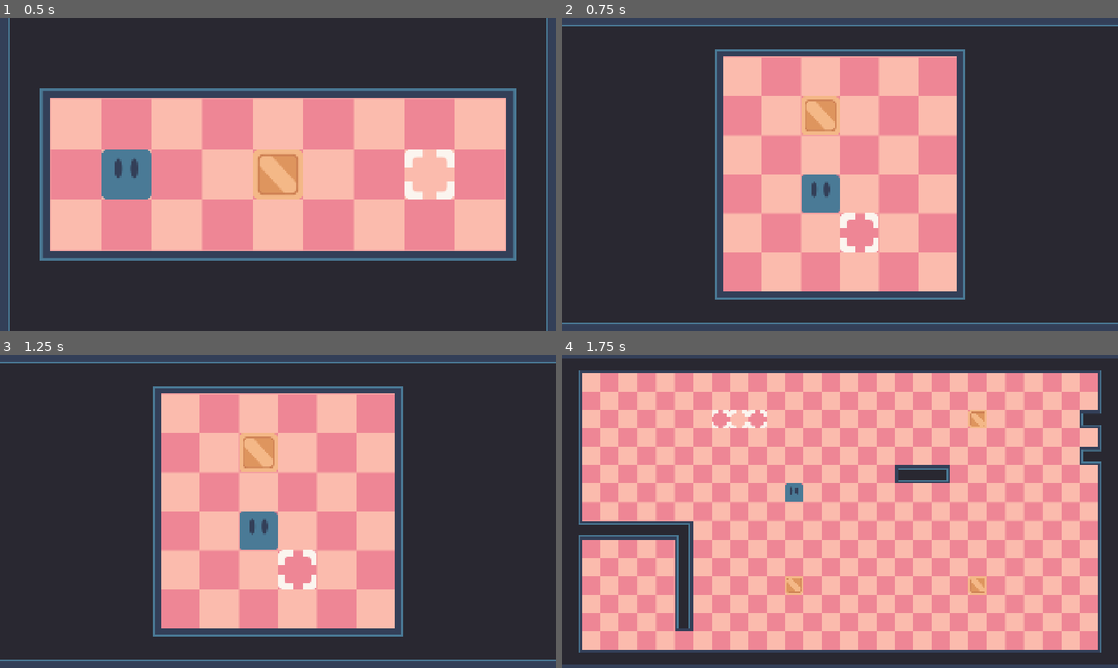
Above: before the commit, frames 1-4 (two rows, left to right).
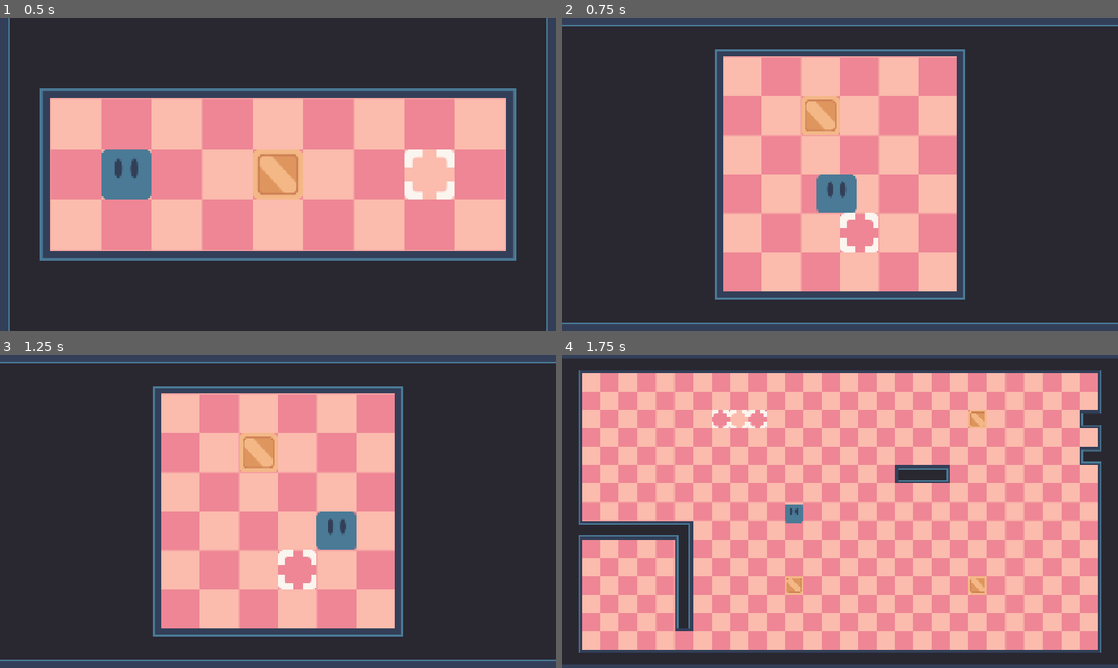
Above: after the commit, the same moments.

Repository: Trecet-13/Simple-Puzzle-2D-like-Sokoban
Game: Godot game, scene res://scenes/main/main.tscn
The game is run twice, just before and just after one commit, with the same random seed, the same clock (stepped at 60 frames per second) and the same inputs.
Inputs:
- Up to frame 1 (0.5 s): no input
- Up to frame 2 (0.75 s): tap Enter at 0.5 s; hold D (move_right) from 0.53 s (still down); tap J at 0.6 s
- Up to frame 3 (1.25 s): keep holding D (move_right)
- Up to frame 4 (1.75 s): release D (move_right) at 1.28 s; hold S (move_down) from 1.28 s (still down); tap J at 1.35 s

Frame 1 is identical in both runs. In frame 2, 0.8% of the frame differs, in the area x 43-53%, y 50-63%; in frame 3, 1.7%, in the area x 43-65%, y 50-63%; in frame 4, 0.4%.

Commit message:
Update_Player_Controller

Diff:
--- a/game/project.godot
+++ b/game/project.godot
@@ -42,24 +42,32 @@
 "deadzone": 0.2,
 "events": [Object(InputEventKey,"resource_local_to_scene":false,"resource_name":"","device":-1,"window_id":0,"alt_press …(192 unchanged characters)…
 , Object(InputEventKey,"resource_local_to_scene":false,"resource_name":"","device":-1,"window_id":0,"alt_pressed":false …(186 unchanged characters)…
+, Object(InputEventJoypadButton,"resource_local_to_scene":false,"resource_name":"","device":-1,"button_index":11,"pressure":0.0,"pressed":true,"script":null)
+, Object(InputEventJoypadMotion,"resource_local_to_scene":false,"resource_name":"","device":-1,"axis":1,"axis_value":-1.0,"script":null)
 ]
 }
 move_right={
 "deadzone": 0.2,
 "events": [Object(InputEventKey,"resource_local_to_scene":false,"resource_name":"","device":-1,"window_id":0,"alt_press …(192 unchanged characters)…
 , Object(InputEventKey,"resource_local_to_scene":false,"resource_name":"","device":-1,"window_id":0,"alt_pressed":false …(186 unchanged characters)…
+, Object(InputEventJoypadButton,"resource_local_to_scene":false,"resource_name":"","device":-1,"button_index":14,"pressure":0.0,"pressed":true,"script":null)
+, Object(InputEventJoypadMotion,"resource_local_to_scene":false,"resource_name":"","device":-1,"axis":0,"axis_value":1.0,"script":null)
 ]
 }
 move_down={
 "deadzone": 0.2,
 "events": [Object(InputEventKey,"resource_local_to_scene":false,"resource_name":"","device":-1,"window_id":0,"alt_press …(192 unchanged characters)…
 , Object(InputEventKey,"resource_local_to_scene":false,"resource_name":"","device":-1,"window_id":0,"alt_pressed":false …(186 unchanged characters)…
+, Object(InputEventJoypadButton,"resource_local_to_scene":false,"resource_name":"","device":-1,"button_index":12,"pressure":0.0,"pressed":true,"script":null)
+, Object(InputEventJoypadMotion,"resource_local_to_scene":false,"resource_name":"","device":-1,"axis":1,"axis_value":1.0,"script":null)
 ]
 }
 move_left={
 "deadzone": 0.2,
 "events": [Object(InputEventKey,"resource_local_to_scene":false,"resource_name":"","device":-1,"window_id":0,"alt_press …(191 unchanged characters)…
 , Object(InputEventKey,"resource_local_to_scene":false,"resource_name":"","device":-1,"window_id":0,"alt_pressed":false …(186 unchanged characters)…
+, Object(InputEventJoypadButton,"resource_local_to_scene":false,"resource_name":"","device":-1,"button_index":13,"pressure":0.0,"pressed":true,"script":null)
+, Object(InputEventJoypadMotion,"resource_local_to_scene":false,"resource_name":"","device":-1,"axis":0,"axis_value":-1.0,"script":null)
 ]
 }
 
--- a/game/scenes/box/box.gd
+++ b/game/scenes/box/box.gd
@@ -1,7 +1 @@
-class_name Box extends Node2D
-
-## MÉTODOS
-func update_position(cell: Vector2i) -> void:
-	var new_position : Vector2 = GlobalUtils.grid_to_world(cell)
-	var tween : Tween = create_tween()
-	tween.tween_property(self, "position", new_position, Global.time_tween).set_trans(Tween.TRANS_SINE)
+class_name Box extends Entity
--- a/game/scenes/grid_manager/grid_manager.gd
+++ b/game/scenes/grid_manager/grid_manager.gd
@@ -39,13 +39,11 @@
 		if box_cells.has(try_position):
 			var index = box_cells.find(try_position)
 			var box_try_position = box_cells[index] + cell
-			if is_inside_grid(box_try_position) and is_walkable(box_try_position):
+			if is_inside_grid(box_try_position) and is_walkable(box_try_position) and not box_cells.has(box_try_position):
 				_move_box(index, box_try_position)
 				_move_player(try_position)
-				_is_level_completed()
 		else:
 			_move_player(try_position)
-			_is_level_completed()
 
 func _move_player(position: Vector2i) -> void:
 	player_cell = position
@@ -58,9 +56,9 @@
 		var value = boxes_nodes[pre_position]
 		boxes_nodes.erase(pre_position)
 		boxes_nodes[box_cells[index]] = value
-		boxes_nodes[box_cells[index]].update_position(box_cells[index])
+		boxes_nodes[box_cells[index]].move_entity(box_cells[index])
 
-func _is_level_completed() -> void:
+func is_level_completed() -> void:
 	for target in target_cells:
 		if not box_cells.has(target):
 			return
--- a/game/scenes/level/level.gd
+++ b/game/scenes/level/level.gd
@@ -33,7 +33,8 @@
 	player.position = GlobalUtils.grid_to_world(initial_player_position)
 
 	player.request_move.connect(grid_manager.try_move_player)
-	grid_manager.player_cell_changed.connect(player.update_position)
+	player.entity_moved.connect(grid_manager.is_level_completed)
+	grid_manager.player_cell_changed.connect(player.move_entity)
 
 func _init_boxes(boxes: Array[Vector2i]) -> void:
 	for cell in boxes:
--- a/game/scenes/player/player.gd
+++ b/game/scenes/player/player.gd
@@ -1,33 +1,26 @@
-class_name Player extends Node2D
+class_name Player extends Entity
 
 ## SEÑALES
 signal request_move
 
-## PROPIEDADES
-var is_moving : bool = false
 
 ## ACCIONES
-func _input(event: InputEvent) -> void:
-	movement(event)
+func _process(_delta: float) -> void:
+	movement()
 
 ## METODOS
-func movement(event : InputEvent) -> void:
-	if not is_moving:
-		if event.is_action("move_up") and event.pressed:
-			request_move.emit(Vector2i.UP)
-		elif event.is_action("move_right") and event.pressed:
-			request_move.emit(Vector2i.RIGHT)
-		elif event.is_action("move_down") and event.pressed:
-			request_move.emit(Vector2i.DOWN)
-		elif event.is_action("move_left") and event.pressed:
-			request_move.emit(Vector2i.LEFT)
+func movement() -> void:
+	if is_moving:
+		return
 
-func update_position(cell: Vector2i) -> void:
-	is_moving = true
-	var new_position: Vector2 = GlobalUtils.grid_to_world(cell)
-	var tween: Tween = create_tween()
-	tween.tween_property(self, "position", new_position, Global.time_tween)
-	tween.tween_callback(moved)
+	var dir := Input.get_vector("move_left", "move_right", "move_up", "move_down", 0.2)
 
-func moved() -> void:
-	is_moving = false
+	var grid_dir := Vector2i.ZERO
+
+	if abs(dir.x) > abs(dir.y):
+		grid_dir = Vector2i(sign(dir.x), 0)
+	elif abs(dir.y) > abs(dir.x):
+		grid_dir = Vector2i(0, sign(dir.y))
+
+	if grid_dir != Vector2i.ZERO:
+		request_move.emit(grid_dir)
--- /dev/null
+++ b/game/scripts/entity.gd
@@ -0,0 +1,20 @@
+class_name Entity extends Node2D
+
+## SEÑALES
+signal entity_moved
+
+## PROPIEDADES
+var time_tween_move : float = 0.3
+var is_moving : bool = false
+
+## MÉTODOS
+func move_entity(cell_position: Vector2i) -> void:
+	is_moving = true
+	var new_position: Vector2 = GlobalUtils.grid_to_world(cell_position)
+	var tween: Tween = create_tween()
+	tween.tween_property(self, "position", new_position, time_tween_move).set_trans(Tween.TRANS_SINE)
+	tween.tween_callback(moved)
+
+func moved() -> void:
+	is_moving = false
+	entity_moved.emit()
Not shown, added: game/scripts/entity.gd.uid
